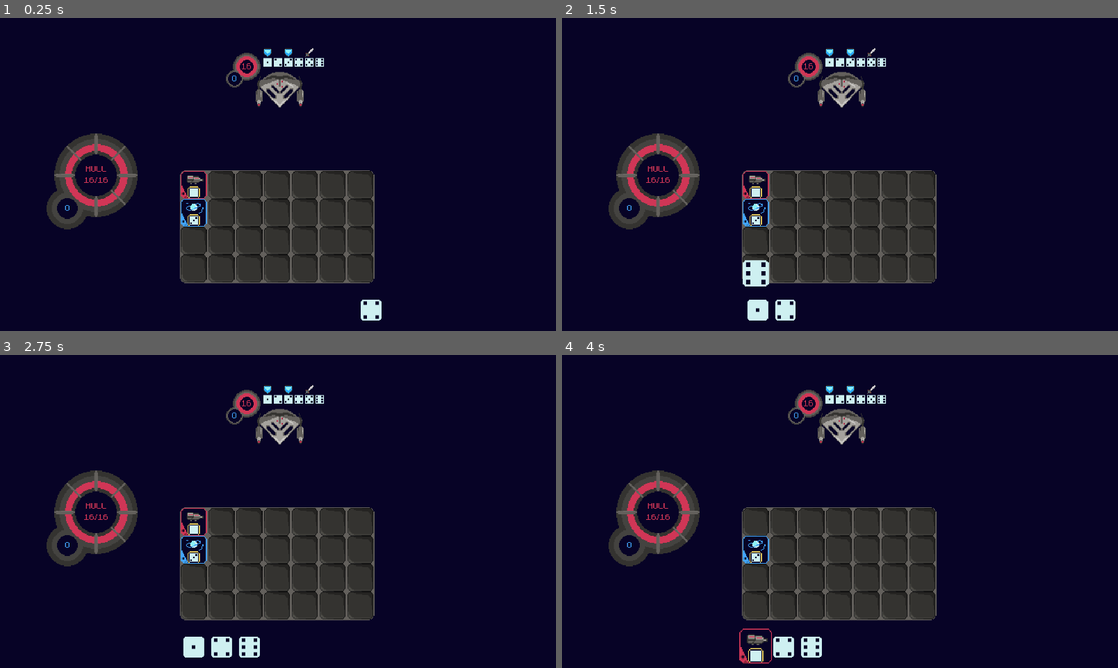
Above: before the commit, frames 1-4 (two rows, left to right).
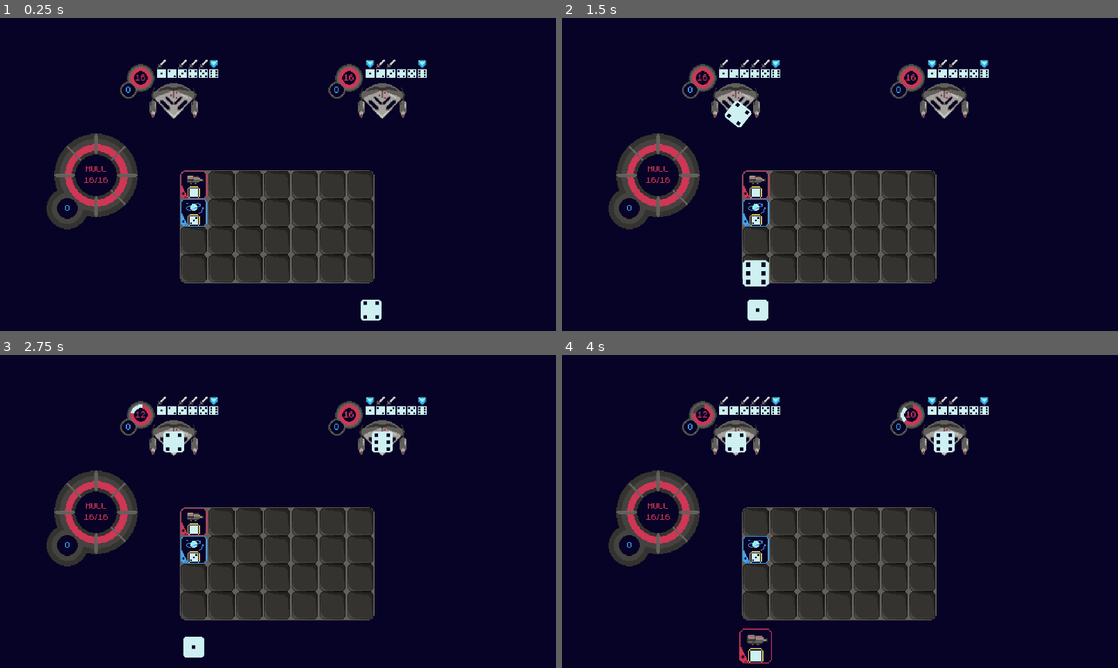
Above: after the commit, the same moments.

Repository: Andrew-D-Gibson/DieFighter
Game: Godot game, scene res://Source/Scenes/main.tscn
Same seed, same stepped clock (60 frames per second), same inputs: the game is played once before the commit and once after it.
Inputs (mouse positions are in pixels of both pictures, inside the frame that each line leads up to):
- Up to frame 1 (0.25 s): no input
- Up to frame 2 (1.5 s): drag from (756, 309) to (756, 183) at 0.52 s; drag from (756, 309) to (756, 183) at 1.27 s
- Up to frame 3 (2.75 s): move the mouse to (194, 646) at 2.02 s; click (194, 646) at 2.17 s
- Up to frame 4 (4 s): tap Enter at 2.75 s; drag from (756, 520) to (812, 646) at 2.77 s; drag from (756, 520) to (756, 646) at 3.52 s

The runs differ from the first frame. In frame 1, 3.8% of the frame differs, in the area x 21-77%, y 9-33%; in frame 2, 4.2%; in frame 3, 4.3%; in frame 4, 4.3%, in the area x 21-77%, y 9-97%.

Commit message:
Working on fleshing out the Enemy and EnemyManager functionality.  Slowly adding effects.

Diff:
--- a/Source/Autoloads/globals.gd
+++ b/Source/Autoloads/globals.gd
@@ -1,3 +1,4 @@
 extends Node
 
 var player: Player
+var enemy_manager: EnemyManager
--- a/Source/Entities/Enemies/EnemyHealthBar/enemy_health_bar.tscn
+++ b/Source/Entities/Enemies/Components/EnemyHealthBar/enemy_health_bar.tscn
@@ -1,6 +1,6 @@
 [gd_scene load_steps=8 format=3 uid="uid://37usdgvegncp"]
 
-[ext_resource type="Script" uid="uid://dwtmux4vpkp7e" path="res://Source/Entities/Enemies/EnemyHealthBar/enemy_health_bar.gd" id="1_xmwdm"]
+[ext_resource type="Script" uid="uid://dwtmux4vpkp7e" path="res://Source/Entities/Enemies/Components/EnemyHealthBar/enemy_health_bar.gd" id="1_xmwdm"]
 [ext_resource type="Texture2D" uid="uid://ciy0xiwu25jqq" path="res://Assets/Textures/Enemies/EnemyHealthBar/bar_under.png" id="2_6xma5"]
 [ext_resource type="Texture2D" uid="uid://b1sx1nhdhqs73" path="res://Assets/Textures/Enemies/EnemyHealthBar/Health_under.png" id="3_15202"]
 [ext_resource type="Texture2D" uid="uid://brgdvb0psmyie" path="res://Assets/Textures/Enemies/EnemyHealthBar/Shield_under.png" id="3_a8y0g"]
--- a/Source/Entities/Enemies/IntentIndicator/intent_indicator.tscn
+++ b/Source/Entities/Enemies/Components/IntentIndicator/intent_indicator.tscn
@@ -1,6 +1,6 @@
 [gd_scene load_steps=3 format=3 uid="uid://dx6jiqlaydg88"]
 
-[ext_resource type="Script" uid="uid://ceawh6jy557xc" path="res://Source/Entities/Enemies/IntentIndicator/intent_indicator.gd" id="1_rp46g"]
+[ext_resource type="Script" uid="uid://ceawh6jy557xc" path="res://Source/Entities/Enemies/Components/IntentIndicator/intent_indicator.gd" id="1_rp46g"]
 [ext_resource type="Texture2D" uid="uid://hehncej5h8w4" path="res://Assets/Textures/Enemies/IntentIndicator/reroll_guide.png" id="2_8lmpe"]
 
 [node name="IntentIndicator" type="Node2D" node_paths=PackedStringArray("intent_sprites")]
--- a/Source/Entities/Enemies/enemy.gd
+++ b/Source/Entities/Enemies/enemy.gd
@@ -15,7 +15,8 @@
 func _ready() -> void:
 	assert(enemy_resource)
 	_update_resource()
-	print(turn_actions)
+
+	health.death.connect(queue_free)
 
 
 func _update_resource() -> void:
--- a/Source/Entities/Enemies/enemy.tscn
+++ b/Source/Entities/Enemies/enemy.tscn
@@ -3,8 +3,8 @@
 [ext_resource type="Script" uid="uid://dibocqhoikh50" path="res://Source/Entities/Enemies/enemy.gd" id="1_ljdua"]
 [ext_resource type="PackedScene" uid="uid://c0mn2ue4tpohs" path="res://Source/Components/DiceQueue/dice_queue.tscn" id="2_7lcrs"]
 [ext_resource type="PackedScene" uid="uid://0nffy7i5aty4" path="res://Source/Components/Health/health.tscn" id="3_cwfht"]
-[ext_resource type="PackedScene" uid="uid://37usdgvegncp" path="res://Source/Entities/Enemies/EnemyHealthBar/enemy_health_bar.tscn" id="4_tvtxf"]
-[ext_resource type="PackedScene" uid="uid://dx6jiqlaydg88" path="res://Source/Entities/Enemies/IntentIndicator/intent_indicator.tscn" id="5_cwfht"]
+[ext_resource type="PackedScene" uid="uid://37usdgvegncp" path="res://Source/Entities/Enemies/Components/EnemyHealthBar/enemy_health_bar.tscn" id="4_tvtxf"]
+[ext_resource type="PackedScene" uid="uid://dx6jiqlaydg88" path="res://Source/Entities/Enemies/Components/IntentIndicator/intent_indicator.tscn" id="5_cwfht"]
 
 [node name="Enemy" type="Node2D" node_paths=PackedStringArray("dice_queue", "health", "intent_indicator")]
 script = ExtResource("1_ljdua")
--- a/Source/Entities/Tiles/TileResources/damage.tres
+++ b/Source/Entities/Tiles/TileResources/damage.tres
@@ -1,9 +1,13 @@
-[gd_resource type="Resource" script_class="TileResource" load_steps=5 format=3 uid="uid://hgsmejq8gdrl"]
+[gd_resource type="Resource" script_class="TileResource" load_steps=9 format=3 uid="uid://hgsmejq8gdrl"]
 
 [ext_resource type="Resource" uid="uid://buedjg2qud21j" path="res://Source/Entities/Tiles/ActivationResources/accept_all_activation.tres" id="1_5l1p3"]
 [ext_resource type="Script" uid="uid://dtwktwiuvyqjh" path="res://Source/Entities/Tiles/TileResources/tile_resource.gd" id="1_qon23"]
 [ext_resource type="Texture2D" uid="uid://d270koeu7yg8e" path="res://Assets/Textures/Tiles/damage.png" id="2_cb0ou"]
 [ext_resource type="PackedScene" uid="uid://sbtma6alpnti" path="res://Source/Systems/Effects/AttributeChangers/damage_effect.tscn" id="3_16eq4"]
+[ext_resource type="PackedScene" uid="uid://cyrmhmhlhbp0i" path="res://Source/Systems/Effects/Targeters/target_random_enemy_effect.tscn" id="3_lc4ex"]
+[ext_resource type="PackedScene" uid="uid://jt77tja7wi1i" path="res://Source/Systems/Effects/DiceMovers/attack_target_tween_effect.tscn" id="4_8be25"]
+[ext_resource type="PackedScene" uid="uid://dp6nb4nkkua0r" path="res://Source/Systems/Effects/Utilities/wait_for_milliseconds_effect.tscn" id="5_13icv"]
+[ext_resource type="PackedScene" uid="uid://bc3ccd16sh4lv" path="res://Source/Systems/Effects/Utilities/give_die_to_target_effect.tscn" id="7_e261g"]
 
 [resource]
 script = ExtResource("1_qon23")
@@ -12,6 +16,10 @@
 base_texture = ExtResource("2_cb0ou")
 activation = ExtResource("1_5l1p3")
 effect_chain = Dictionary[PackedScene, int]({
-ExtResource("3_16eq4"): 0
+ExtResource("3_lc4ex"): 0,
+ExtResource("4_8be25"): 0,
+ExtResource("5_13icv"): 750,
+ExtResource("3_16eq4"): 0,
+ExtResource("7_e261g"): 0
 })
 metadata/_custom_type_script = ExtResource("1_qon23")
--- a/Source/Entities/Tiles/tile.gd
+++ b/Source/Entities/Tiles/tile.gd
@@ -45,6 +45,7 @@
 
 func try_to_activate(activator_die: Dice) -> void:
 	if tile_resource.activation.criteria_satisfied(activator_die):
+		activator_die.draggable.state = Draggable.DragState.MOVING_WITH_CODE
 		_activate(activator_die)
 
 
--- a/Source/Scenes/main.tscn
+++ b/Source/Scenes/main.tscn
@@ -7,7 +7,7 @@
 [ext_resource type="PackedScene" uid="uid://b8ppehbls7stu" path="res://Source/Entities/Dice/dice.tscn" id="3_xmabb"]
 [ext_resource type="PackedScene" uid="uid://cf2seb35hnl52" path="res://Source/Systems/Player/player.tscn" id="5_xmabb"]
 [ext_resource type="PackedScene" uid="uid://bwwirc58smer1" path="res://Source/Entities/Enemies/enemy.tscn" id="7_4hlf6"]
-[ext_resource type="Resource" uid="uid://cpjv635fppvg" path="res://Source/Entities/Enemies/EnemyResources/attacker.tres" id="8_16ycl"]
+[ext_resource type="PackedScene" uid="uid://2orsjyat3nl" path="res://Source/Systems/EnemyManager/enemy_manager.tscn" id="9_vgvo4"]
 
 [node name="Main" type="Node2D"]
 
@@ -22,14 +22,15 @@
 [node name="DevConsole" parent="UI" instance=ExtResource("2_5god3")]
 visible = false
 
-[node name="SetupManager" parent="." node_paths=PackedStringArray("player") instance=ExtResource("1_4opui")]
+[node name="SetupManager" parent="." node_paths=PackedStringArray("player", "enemy_manager") instance=ExtResource("1_4opui")]
 game_state = ExtResource("2_uyedr")
 player = NodePath("../Player")
+enemy_manager = NodePath("../EnemyManager")
 dice_scene = ExtResource("3_xmabb")
 
 [node name="Player" parent="." instance=ExtResource("5_xmabb")]
 position = Vector2(-113, -4)
 
-[node name="Enemy" parent="." instance=ExtResource("7_4hlf6")]
-position = Vector2(2, -93)
-enemy_resource = ExtResource("8_16ycl")
+[node name="EnemyManager" parent="." instance=ExtResource("9_vgvo4")]
+enemy_base_scene = ExtResource("7_4hlf6")
+enemy_spacing = 720
--- a/Source/Systems/Effects/AttributeChangers/damage_effect.gd
+++ b/Source/Systems/Effects/AttributeChangers/damage_effect.gd
@@ -1,10 +1,13 @@
 extends Effect
 
 func play(effect_variables: EffectVariables) -> void:
+	# Don't do anything if there's no target
+	if len(effect_variables.targets) == 0:
+		return
+
 	# If not given an amount (amount is 0),
 	# use the activator die's value
 	if amount == 0 and effect_variables.activator_die:
 		amount = effect_variables.activator_die.value
 
-	if len(effect_variables.targets) > 0:
-		effect_variables.targets[0].health.take_damage(amount)
+	effect_variables.targets[0].health.take_damage(amount)
--- a/Source/Systems/Effects/AttributeChangers/shield_effect.gd
+++ b/Source/Systems/Effects/AttributeChangers/shield_effect.gd
@@ -1,10 +1,13 @@
 extends Effect
 
 func play(effect_variables: EffectVariables) -> void:
+	# Don't do anything if there's no target
+	if len(effect_variables.targets) == 0:
+		return
+
 	# If not given an amount (amount is 0),
 	# use the activator die's value
 	if amount == 0 and effect_variables.activator_die:
 		amount = effect_variables.activator_die.value
 
-	if len(effect_variables.targets) > 0:
-		effect_variables.targets[0].health.change_shield(amount)
+	effect_variables.targets[0].health.change_shield(amount)
--- /dev/null
+++ b/Source/Systems/Effects/DiceMovers/attack_target_tween_effect.gd
@@ -0,0 +1,21 @@
+extends Effect
+
+var tween_time: float = 0.5
+
+func play(effect_variables: EffectVariables) -> void:
+	# Don't do anything if there's no target
+	if len(effect_variables.targets) == 0:
+		return
+	var target_pos = effect_variables.targets[0].global_position
+
+	# Don't do anything if there's no die to move
+	if not effect_variables.activator_die:
+		return
+	var die: Dice = effect_variables.activator_die
+
+
+	var tween = get_tree().create_tween().set_parallel(true)
+	tween.tween_property(die, 'global_position', target_pos, tween_time).set_trans(Tween.TRANS_SPRING).set_ease(Tween.EASE_IN)
+	tween.tween_property(die, 'rotation_degrees', 360 * 6, tween_time).from(0).set_trans(Tween.TRANS_QUAD).set_ease(Tween.EASE_IN)
+
+	await tween.finished
--- /dev/null
+++ b/Source/Systems/Effects/DiceMovers/attack_target_tween_effect.tscn
@@ -0,0 +1,6 @@
+[gd_scene load_steps=2 format=3 uid="uid://jt77tja7wi1i"]
+
+[ext_resource type="Script" uid="uid://d4n1r7mdhge0s" path="res://Source/Systems/Effects/DiceMovers/attack_target_tween_effect.gd" id="1_cqvfr"]
+
+[node name="AttackTargetTweenEffect" type="Node2D"]
+script = ExtResource("1_cqvfr")
--- /dev/null
+++ b/Source/Systems/Effects/Targeters/target_random_enemy_effect.gd
@@ -0,0 +1,5 @@
+extends Effect
+
+func play(effect_variables: EffectVariables) -> void:
+	var random_enemy: Enemy = Globals.enemy_manager.enemies.pick_random()
+	effect_variables.targets = Array([random_enemy])
--- /dev/null
+++ b/Source/Systems/Effects/Targeters/target_random_enemy_effect.tscn
@@ -0,0 +1,6 @@
+[gd_scene load_steps=2 format=3 uid="uid://cyrmhmhlhbp0i"]
+
+[ext_resource type="Script" uid="uid://wmvgjnwdtv3h" path="res://Source/Systems/Effects/Targeters/target_random_enemy_effect.gd" id="1_du170"]
+
+[node name="TargetRandomEnemyEffect" type="Node2D"]
+script = ExtResource("1_du170")
--- /dev/null
+++ b/Source/Systems/Effects/Utilities/give_die_to_target_effect.gd
@@ -0,0 +1,12 @@
+extends Effect
+
+func play(effect_variables: EffectVariables) -> void:
+	# Don't do anything if there's no target
+	if len(effect_variables.targets) == 0:
+		return
+
+	# Don't do anything if there's no activator die
+	if not effect_variables.activator_die:
+		return
+
+	effect_variables.targets[0].dice_queue.add(effect_variables.activator_die, true)
--- /dev/null
+++ b/Source/Systems/Effects/Utilities/give_die_to_target_effect.tscn
@@ -0,0 +1,6 @@
+[gd_scene load_steps=2 format=3 uid="uid://bc3ccd16sh4lv"]
+
+[ext_resource type="Script" uid="uid://b8x2m7e6fxd07" path="res://Source/Systems/Effects/Utilities/give_die_to_target_effect.gd" id="1_dtr05"]
+
+[node name="GiveDieToTargetEffect" type="Node2D"]
+script = ExtResource("1_dtr05")
--- /dev/null
+++ b/Source/Systems/Effects/Utilities/wait_for_milliseconds_effect.gd
@@ -0,0 +1,4 @@
+extends Effect
+
+func play(effect_variables: EffectVariables) -> void:
+	await get_tree().create_timer(amount / float(1000)).timeout
--- /dev/null
+++ b/Source/Systems/Effects/Utilities/wait_for_milliseconds_effect.tscn
@@ -0,0 +1,6 @@
+[gd_scene load_steps=2 format=3 uid="uid://dp6nb4nkkua0r"]
+
+[ext_resource type="Script" uid="uid://bxuudvb6cerq1" path="res://Source/Systems/Effects/Utilities/wait_for_milliseconds_effect.gd" id="1_13rxb"]
+
+[node name="WaitForMillisecondsEffect" type="Node2D"]
+script = ExtResource("1_13rxb")
--- a/Source/Systems/EnemyManager/enemy_manager.gd
+++ b/Source/Systems/EnemyManager/enemy_manager.gd
@@ -1,6 +1,37 @@
+class_name EnemyManager
 extends Node2D
 
 var enemies: Array[Enemy]
 
-func _spawn_enemies(enemies: Array[PackedScene]) -> void:
-	pass
+@export var enemy_base_scene: PackedScene
+@export var enemy_spacing: int
+
+
+func _ready() -> void:
+	Globals.enemy_manager = self
+
+
+func spawn_enemies(enemy_resources: Array[EnemyResource]) -> void:
+	var spacing = enemy_spacing / float(len(enemy_resources) + 1)
+
+	for i in range(len(enemy_resources)):
+		var enemy = enemy_base_scene.instantiate()
+		enemy.enemy_resource = enemy_resources[i]
+		enemy.position = Vector2(-(enemy_spacing / float(2)) + (spacing * (i+1)), -80)
+
+		enemy.health.death.connect(_remove_dead_enemies)
+
+		enemies.append(enemy)
+		add_child(enemy)
+
+
+func kill_all_enemies() -> void:
+	for enemy in enemies:
+		enemy.queue_free()
+	enemies = []
+
+
+func _remove_dead_enemies() -> void:
+	for i in range(len(enemies)-1, -1, -1):
+		if not enemies[i] or enemies[i].health.health == 0:
+			enemies.remove_at(i)
--- a/Source/Systems/Player/player.gd
+++ b/Source/Systems/Player/player.gd
@@ -21,6 +21,10 @@
 # Update the dice desired locations in the world
 func _update_dice_queue_locations() -> void:
 	for i in range(len(dice_queue.queue)):
+		# Make sure we can move tiles within our queue
+		if dice_queue.queue[i].draggable.state == Draggable.DragState.MOVING_WITH_CODE:
+			dice_queue.queue[i].draggable.state = Draggable.DragState.DEFAULT
+
 		dice_queue.queue[i].draggable.home_position = global_position + dice_queue_offset + Vector2(i * dice_queue_spacing, 0)
 
 
--- a/Source/Systems/SetupManager/GameStateResources/game_start.tres
+++ b/Source/Systems/SetupManager/GameStateResources/game_start.tres
@@ -1,6 +1,8 @@
-[gd_resource type="Resource" script_class="GameStateResource" load_steps=5 format=3 uid="uid://ce3o8s68mgtlu"]
+[gd_resource type="Resource" script_class="GameStateResource" load_steps=7 format=3 uid="uid://ce3o8s68mgtlu"]
 
 [ext_resource type="Script" uid="uid://dl0t6n0q32xls" path="res://Source/Systems/SetupManager/GameStateResources/game_state.gd" id="1_0sj0l"]
+[ext_resource type="Script" uid="uid://cajjx3mskpg2e" path="res://Source/Entities/Enemies/EnemyResources/enemy_resource.gd" id="1_isrhx"]
+[ext_resource type="Resource" uid="uid://cpjv635fppvg" path="res://Source/Entities/Enemies/EnemyResources/attacker.tres" id="2_dwst2"]
 [ext_resource type="Script" uid="uid://dtwktwiuvyqjh" path="res://Source/Entities/Tiles/TileResources/tile_resource.gd" id="2_ri8kt"]
 [ext_resource type="Resource" uid="uid://hgsmejq8gdrl" path="res://Source/Entities/Tiles/TileResources/damage.tres" id="3_ri8kt"]
 [ext_resource type="Resource" uid="uid://c5gk2kf6r2v5y" path="res://Source/Entities/Tiles/TileResources/shield.tres" id="4_e4q7w"]
@@ -15,4 +17,5 @@
 ExtResource("3_ri8kt"): Vector2i(0, 0),
 ExtResource("4_e4q7w"): Vector2i(0, 1)
 })
+enemies_to_spawn = Array[ExtResource("1_isrhx")]([ExtResource("2_dwst2"), ExtResource("2_dwst2")])
 metadata/_custom_type_script = ExtResource("1_0sj0l")
--- a/Source/Systems/SetupManager/GameStateResources/game_state.gd
+++ b/Source/Systems/SetupManager/GameStateResources/game_state.gd
@@ -7,3 +7,6 @@
 @export var player_defense: int
 @export var num_of_dice: int
 @export var tile_locations: Dictionary[TileResource, Vector2i]
+
+# Temporary
+@export var enemies_to_spawn: Array[EnemyResource]
--- a/Source/Systems/SetupManager/setup_manager.gd
+++ b/Source/Systems/SetupManager/setup_manager.gd
@@ -6,6 +6,7 @@
 
 @export_category('Components')
 @export var player: Player
+@export var enemy_manager: EnemyManager
 
 @export_category('')
 @export var dice_scene: PackedScene
@@ -16,7 +17,11 @@
 	if player and player.tile_grid:
 		player.tile_grid.setup_tiles(game_state.tile_locations)
 
+	# Add the required number of dice
 	_spawn_dice(game_state.num_of_dice)
+
+	# Spawn enemies (temporary)
+	enemy_manager.spawn_enemies(game_state.enemies_to_spawn)
 
 
 func _spawn_dice(num_of_dice: int) -> void:
--- a/Source/UI/DevConsole/dev_console.gd
+++ b/Source/UI/DevConsole/dev_console.gd
@@ -38,10 +38,10 @@
 					#
 		#'enemies_invulnerable':
 			#_enemies_invulnerable()
-			#
-		#'kill_enemies':
-			#_kill_enemies()
-			#
+
+		'kill_enemies':
+			_kill_enemies()
+
 		#'game_state':
 			#_game_state(command.slice(1))
 
@@ -120,14 +120,13 @@
 			#command_history.append_text('\n[center]Returned all enemies to vulnerable.[/center]')
 	#else:
 		#command_history.append_text('\n[center]No enemies alive.[/center]')
-#
-#
-#func _kill_enemies(command_args: Array[String] = []) -> void:
-	#for enemy in get_tree().get_nodes_in_group('enemies'):
-		#enemy.take_damage(1_000_000)
-	#command_history.append_text('\n[center]Killed all enemies![/center]')
-#
-#
+
+
+func _kill_enemies(command_args: Array[String] = []) -> void:
+	Globals.enemy_manager.kill_all_enemies()
+	command_history.append_text('\n[center]Killed all enemies![/center]')
+
+
 #func _game_state(command_args: Array[String] = []) -> void:
 	#if len(command_args) > 0 and command_args[0].is_valid_int():
 		#Events.load_game_state.emit(int(command_args[0]))
--- a/project.godot
+++ b/project.godot
@@ -10,7 +10,7 @@
 
 [application]
 
-config/name="StellaRoller_Refactor"
+config/name="StellaRoller"
 run/main_scene="uid://deisauteocrjl"
 config/features=PackedStringArray("4.4", "GL Compatibility")
 boot_splash/bg_color=Color(0.027451, 0.0117647, 0.14902, 1)
Renamed: Source/Entities/Enemies/EnemyHealthBar/enemy_health_bar.gd -> Source/Entities/Enemies/Components/EnemyHealthBar/enemy_health_bar.gd
Renamed: Source/Entities/Enemies/EnemyHealthBar/enemy_health_bar.gd.uid -> Source/Entities/Enemies/Components/EnemyHealthBar/enemy_health_bar.gd.uid
Renamed: Source/Entities/Enemies/IntentIndicator/intent_indicator.gd -> Source/Entities/Enemies/Components/IntentIndicator/intent_indicator.gd
Renamed: Source/Entities/Enemies/IntentIndicator/intent_indicator.gd.uid -> Source/Entities/Enemies/Components/IntentIndicator/intent_indicator.gd.uid
Not shown, added: Source/Systems/Effects/DiceMovers/attack_target_tween_effect.gd.uid
Not shown, added: Source/Systems/Effects/Targeters/target_random_enemy_effect.gd.uid
Not shown, added: Source/Systems/Effects/Utilities/give_die_to_target_effect.gd.uid
Not shown, added: Source/Systems/Effects/Utilities/wait_for_milliseconds_effect.gd.uid
